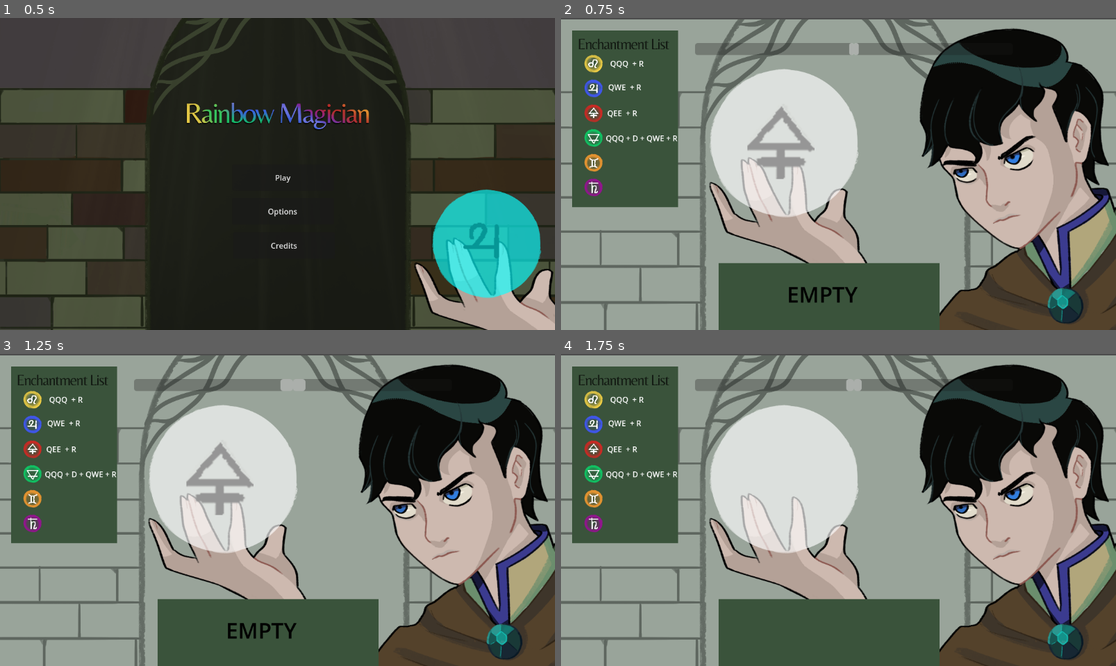
Above: before the commit, frames 1-4 (two rows, left to right).
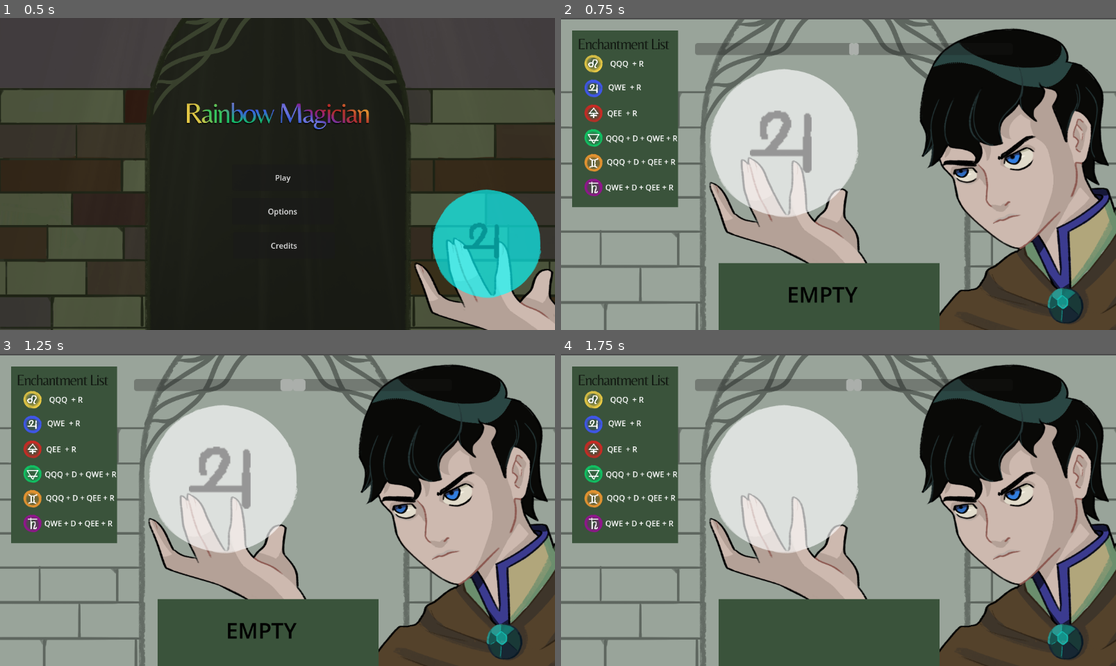
Above: after the commit, the same moments.

Repository: EmilianoMartel/rainbowmagic
Game: Godot game, scene res://scenes/main_menu.tscn
Same seed, same stepped clock (60 frames per second), same inputs: the game is played once before the commit and once after it.
Inputs:
- Up to frame 1 (0.5 s): no input
- Up to frame 2 (0.75 s): click "Play" at 0.5 s
- Up to frame 3 (1.25 s): no input
- Up to frame 4 (1.75 s): tap R (Confirm) at 1.35 s

Frame 1 is identical in both runs. In frame 2, 1.5% of the frame differs, in the area x 8-46%, y 28-56%; in frame 3, 1.5%; in frame 4, 0.2%.

Commit message:
implement new spells

Diff:
--- /dev/null
+++ b/resorces/fullspells/orange.tres
@@ -0,0 +1,15 @@
+[gd_resource type="Resource" script_class="SpellResource" load_steps=6 format=3 uid="uid://br2feftpoty86"]
+
+[ext_resource type="Script" uid="uid://bnw2cs11djrbm" path="res://objects/data/spell_resource.gd" id="1_6ah1r"]
+[ext_resource type="Resource" uid="uid://2vnc67ego0k" path="res://resorces/QWE.tres" id="2_1wnx1"]
+[ext_resource type="Script" uid="uid://d1fivg5a8xrkr" path="res://objects/data/special_spell.gd" id="2_7cu7n"]
+[ext_resource type="Resource" uid="uid://coypkjrwyn42w" path="res://resorces/QEE.tres" id="3_voxqd"]
+[ext_resource type="Texture2D" uid="uid://dimou40lee4p6" path="res://art/spells_icons/naranja.png" id="5_os7mv"]
+
+[resource]
+script = ExtResource("2_7cu7n")
+name = "Orange"
+combination = Array[ExtResource("1_6ah1r")]([ExtResource("2_1wnx1"), ExtResource("3_voxqd")])
+color = Color(0.788235, 0.533333, 0, 1)
+type_view = ExtResource("5_os7mv")
+metadata/_custom_type_script = "uid://d1fivg5a8xrkr"
--- /dev/null
+++ b/resorces/fullspells/violet.tres
@@ -0,0 +1,15 @@
+[gd_resource type="Resource" script_class="SpellResource" load_steps=6 format=3 uid="uid://b4yvlh3440cbx"]
+
+[ext_resource type="Script" uid="uid://bnw2cs11djrbm" path="res://objects/data/spell_resource.gd" id="1_470yb"]
+[ext_resource type="Resource" uid="uid://2vnc67ego0k" path="res://resorces/QWE.tres" id="2_dpiy3"]
+[ext_resource type="Script" uid="uid://d1fivg5a8xrkr" path="res://objects/data/special_spell.gd" id="2_dv2ae"]
+[ext_resource type="Resource" uid="uid://coypkjrwyn42w" path="res://resorces/QEE.tres" id="3_p808o"]
+[ext_resource type="Texture2D" uid="uid://5tveacs0w56c" path="res://art/spells_icons/violeta.png" id="5_7gepp"]
+
+[resource]
+script = ExtResource("2_dv2ae")
+name = "Spell"
+combination = Array[ExtResource("1_470yb")]([ExtResource("2_dpiy3"), ExtResource("3_p808o")])
+color = Color(0.726304, 0.000402084, 0.726299, 1)
+type_view = ExtResource("5_7gepp")
+metadata/_custom_type_script = "uid://d1fivg5a8xrkr"
--- a/scenes/main_game.tscn
+++ b/scenes/main_game.tscn
@@ -9,9 +9,11 @@
 [ext_resource type="Texture2D" uid="uid://ccr51xcbqbn5d" path="res://art/mago.png" id="4_ygxny"]
 [ext_resource type="Texture2D" uid="uid://cibkut0ykv8cl" path="res://art/bgs/bg.png" id="5_nqdth"]
 [ext_resource type="Resource" uid="uid://b2500hxw8euvl" path="res://resorces/fullspells/red.tres" id="5_sp04v"]
+[ext_resource type="Resource" uid="uid://b4yvlh3440cbx" path="res://resorces/fullspells/violet.tres" id="6_5luka"]
 [ext_resource type="PackedScene" uid="uid://cp00wscnxftj4" path="res://scenes/ui_game.tscn" id="6_ygxny"]
 [ext_resource type="Script" uid="uid://bnw2cs11djrbm" path="res://objects/data/spell_resource.gd" id="7_ihbck"]
 [ext_resource type="Texture2D" uid="uid://cvtwl7kckjb0q" path="res://art/spell.png" id="7_wi4c7"]
+[ext_resource type="Resource" uid="uid://br2feftpoty86" path="res://resorces/fullspells/orange.tres" id="7_yu8cv"]
 [ext_resource type="Texture2D" uid="uid://cql1m2y71c7w5" path="res://art/spells_icons/leo.png" id="8_70vka"]
 [ext_resource type="Resource" uid="uid://coypkjrwyn42w" path="res://resorces/QEE.tres" id="8_vnsdt"]
 [ext_resource type="Resource" uid="uid://nppa8esb24qc" path="res://resorces/QQQ.tres" id="9_ikqpi"]
@@ -23,7 +25,7 @@
 input_handler = NodePath("Icon")
 spells_max_count = 5
 ui = NodePath("UI_Game")
-spell_resources = Array[Resource]([ExtResource("2_o6v7o"), ExtResource("3_wjob3"), ExtResource("4_8xp80"), ExtResource("5_sp04v")])
+spell_resources = Array[Resource]([ExtResource("2_o6v7o"), ExtResource("3_wjob3"), ExtResource("4_8xp80"), ExtResource("5_sp04v"), ExtResource("6_5luka"), ExtResource("7_yu8cv")])
 final_scene = ExtResource("4_2l77h")
 basic_spells_list = Array[ExtResource("7_ihbck")]([ExtResource("8_vnsdt"), ExtResource("9_ikqpi"), ExtResource("10_5luka")])
 
--- a/scenes/ui_game.tscn
+++ b/scenes/ui_game.tscn
@@ -132,6 +132,20 @@
 offset_bottom = 187.0
 text = "QEE  + R"
 
+[node name="Label7" type="Label" parent="List"]
+offset_left = 69.0
+offset_top = 314.0
+offset_right = 218.0
+offset_bottom = 341.0
+text = "QWE + D + QEE + R"
+
+[node name="Label6" type="Label" parent="List"]
+offset_left = 72.0
+offset_top = 261.0
+offset_right = 221.0
+offset_bottom = 288.0
+text = "QQQ + D + QEE + R"
+
 [node name="Label5" type="Label" parent="List"]
 layout_mode = 0
 offset_left = 70.0
Not shown: 1 places in scenes/main_game.tscn that only renumber resources
